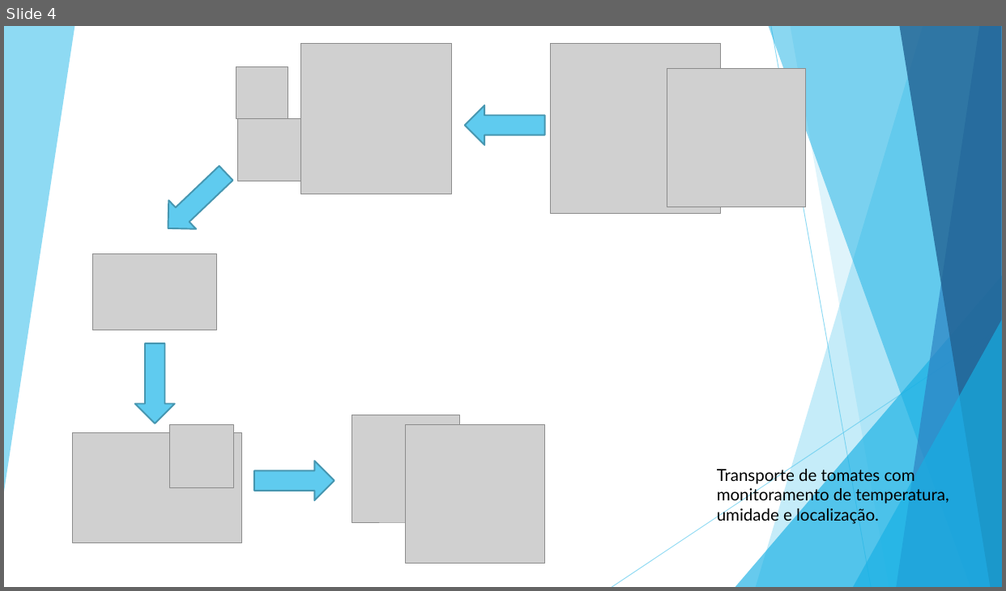
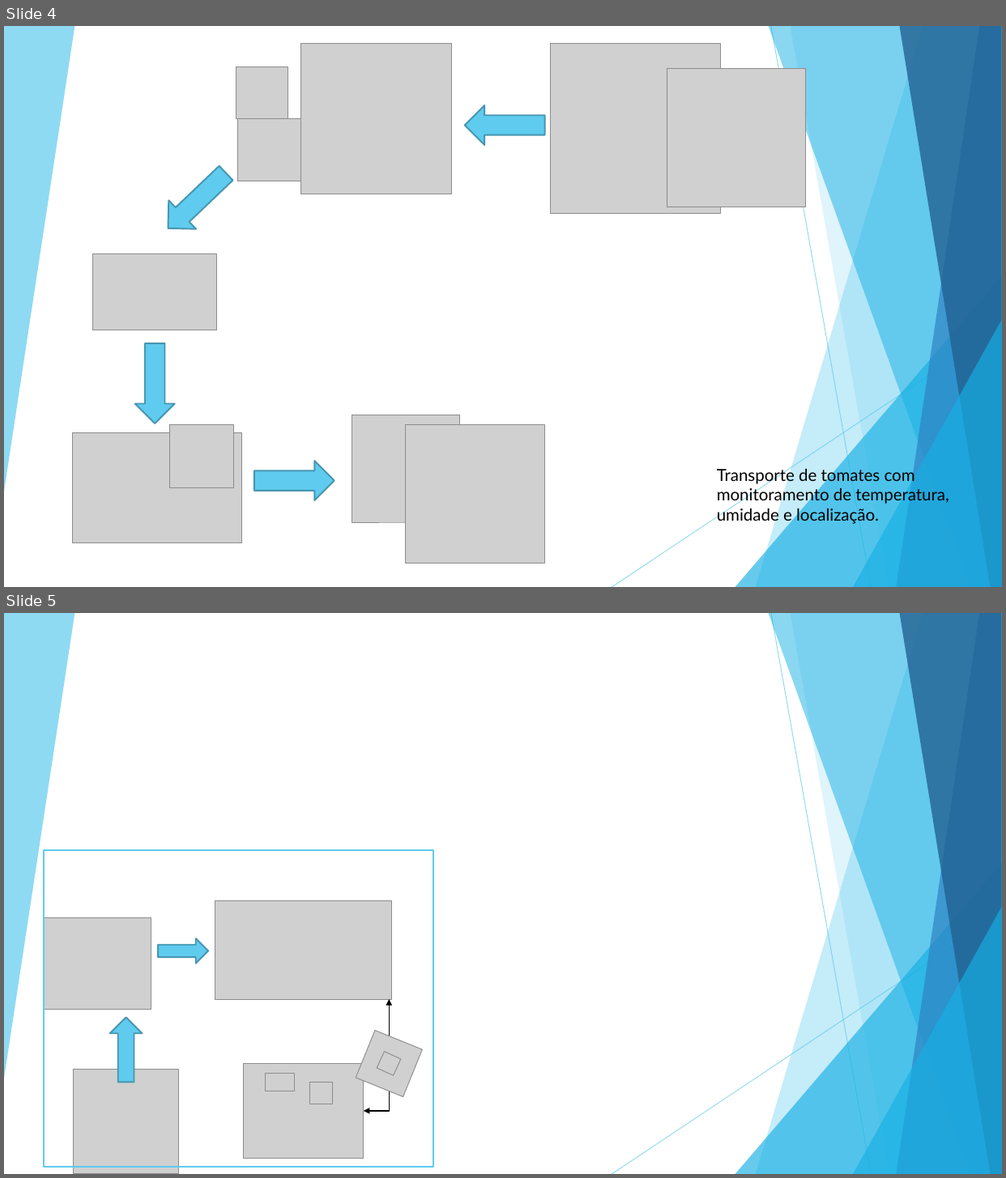
Before and after one commit to BandTec/coold, a slide deck: Arquitetura-de-TI/HLD-LLD.pptx. Shown one above the other, each under a label of ours: slide 4 before the commit, slides 4 and 5 after it. The pictures are 1006x591 and 1006x1178 pixels, drawn with LibreOffice and Linux fonts; fonts in the diff are those of the drawing; grey boxes stand for pictures. Boxes give left, top, right and bottom in pixels: in the first picture for what was removed or moved away, otherwise in the second. Text is boxed around its words. In the diff, an @@ line names an element or a change of style, - is before the commit and + after.

Commit message:
Atualizando LLD

```diff
--- a/Arquitetura-de-TI/HLD-LLD.pptx
+++ b/Arquitetura-de-TI/HLD-LLD.pptx
@@ slide 5 added at bbox=[4, 613, 1002, 1174], background #FFFFFF; not listed: 10 template elements that a slide beside it also shows @@
@@ rectangle added at bbox=[44, 850, 434, 1167], outline #5FCBEF 1.5 pt @@
@@ picture added at bbox=[215, 901, 391, 1000] @@
@@ picture added at bbox=[44, 918, 151, 1010] @@
@@ up arrow added at bbox=[158, 939, 208, 964], fill #5FCBEF, outline #4696B1 1.5 pt @@
@@ elbow double arrow added from (364, 1112) to (389, 999), #000000 1 pt @@
@@ up arrow added at bbox=[110, 1018, 143, 1082], fill #5FCBEF, outline #4696B1 1.5 pt @@
@@ picture added at bbox=[356, 1030, 422, 1097] @@
@@ picture added at bbox=[74, 1070, 178, 1174] @@
@@ picture added at bbox=[244, 1063, 364, 1159] @@
@@ picture added at bbox=[266, 1073, 294, 1092] @@
@@ picture added at bbox=[377, 1052, 401, 1076] @@
@@ picture added at bbox=[310, 1082, 333, 1105] @@
```
